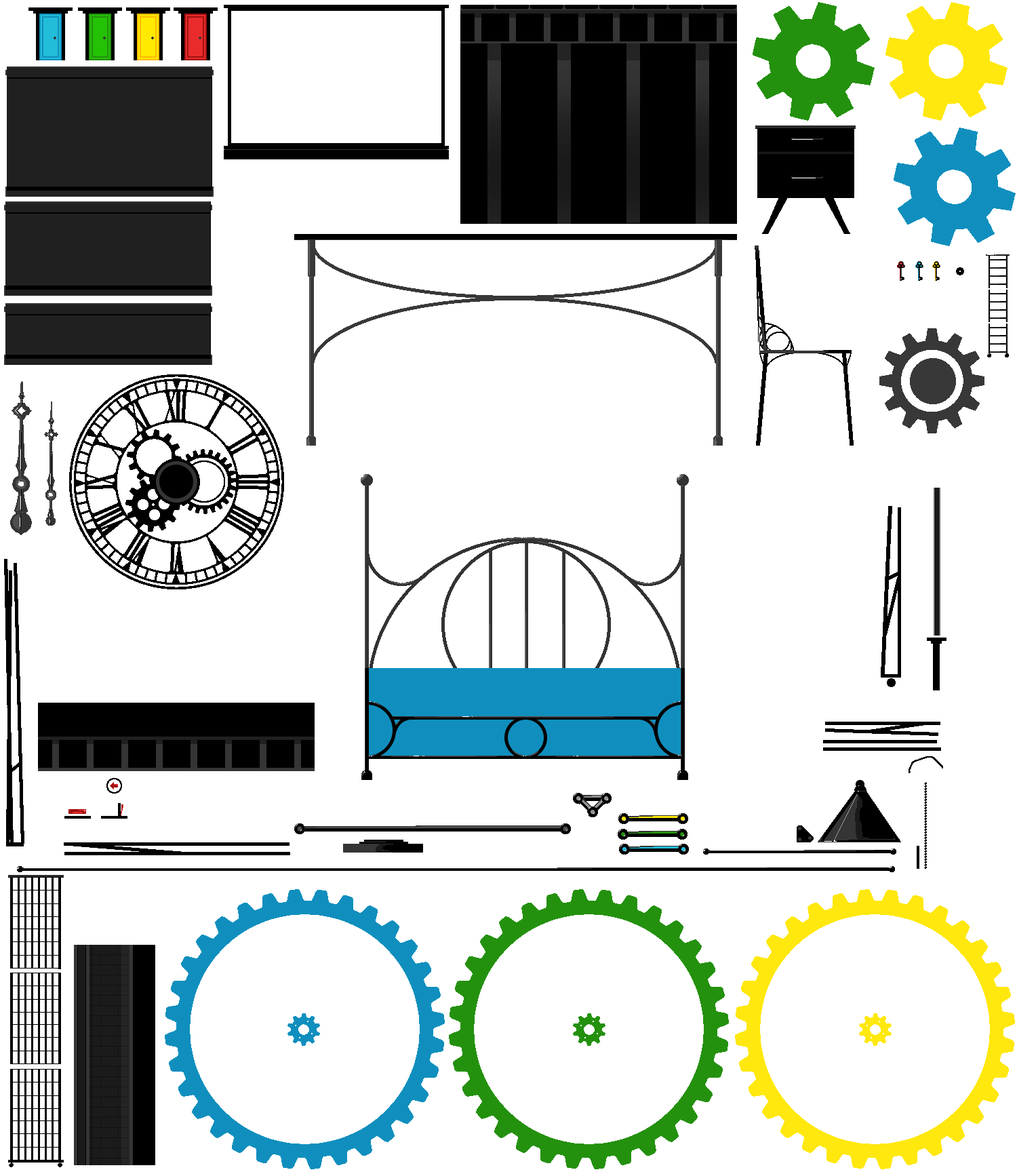
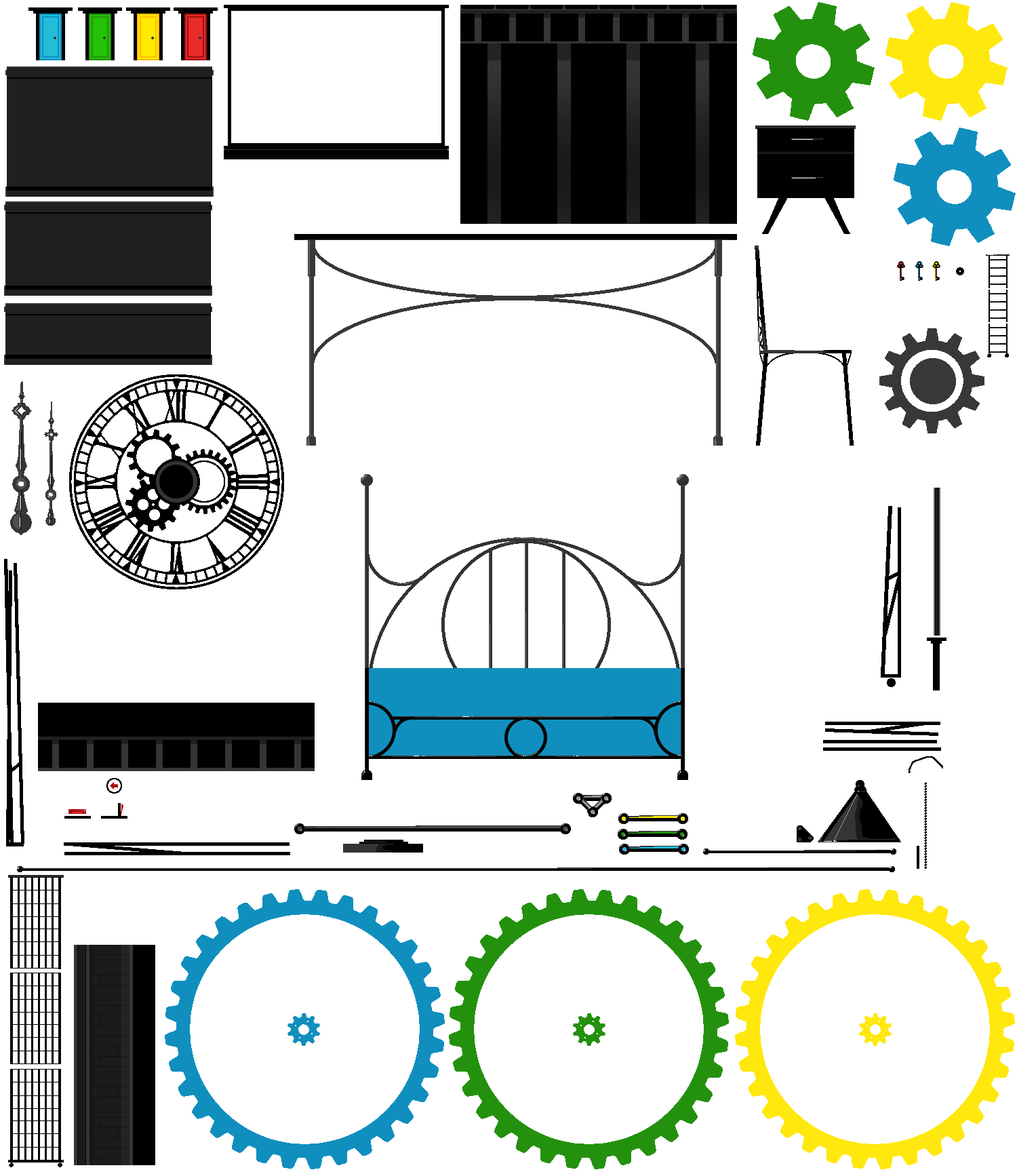
Layers edited between the first and the second w=1017, h=1172 image:
painted on "Rood" over [765, 322, 794, 350]
